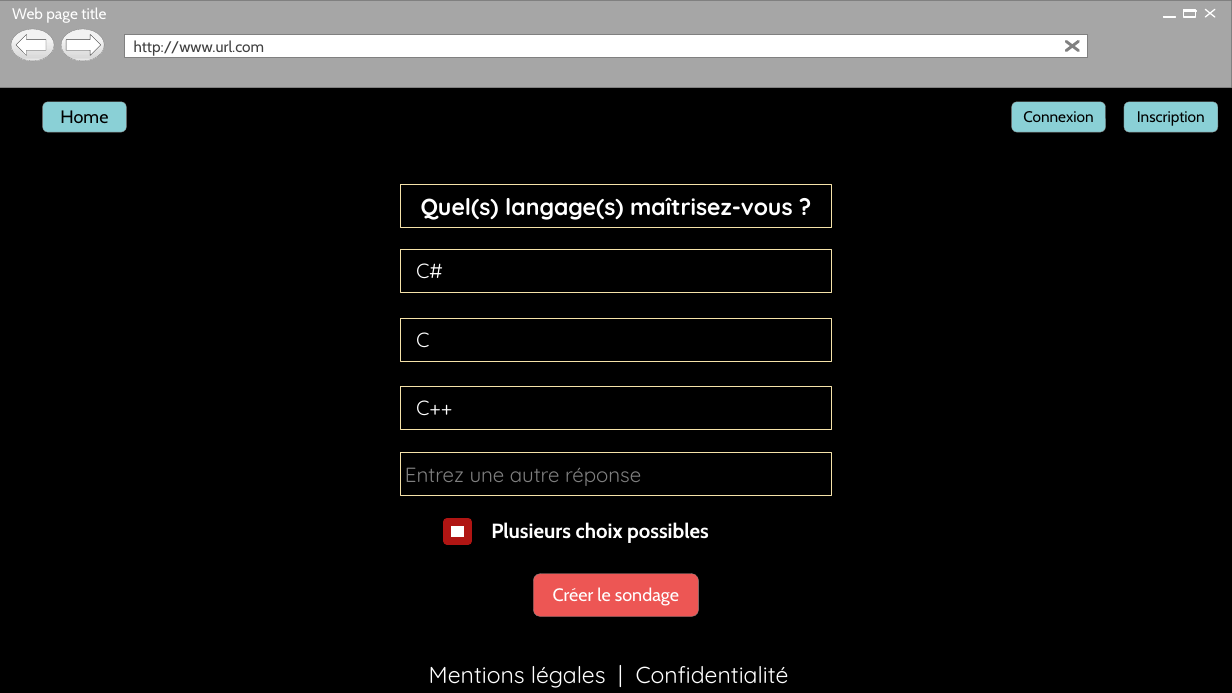
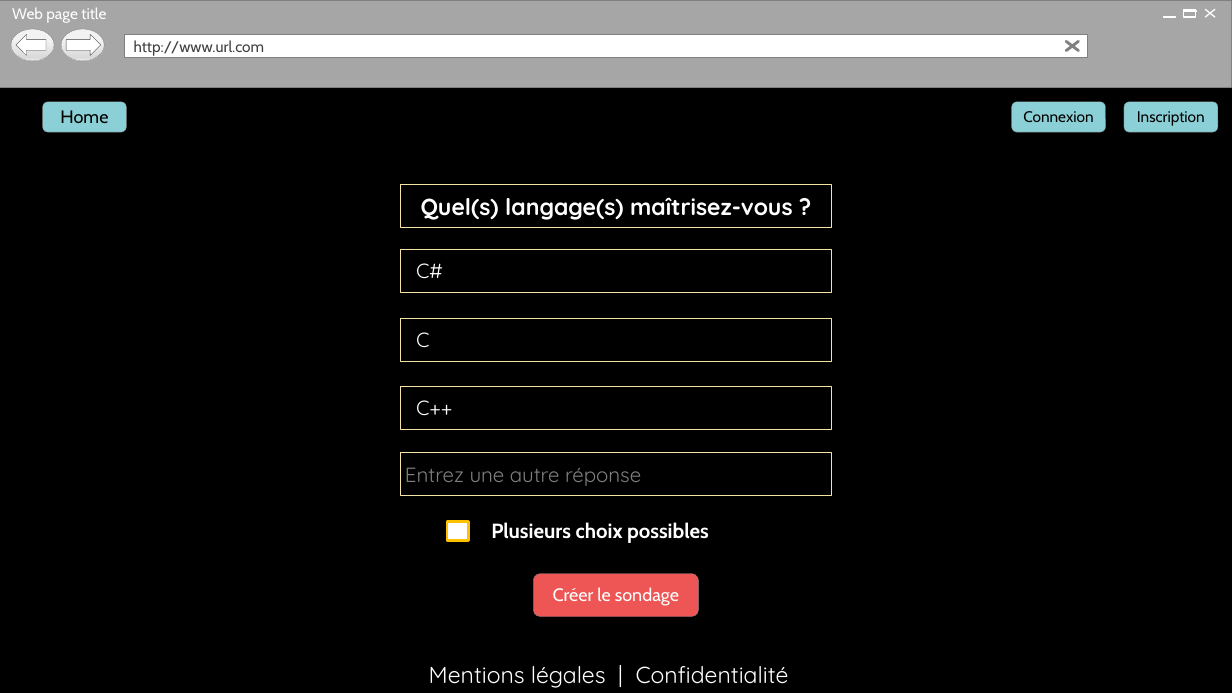
Before and after one commit to thodien21/ProjetC-, a slide deck: slide 3 of ProjetMaquettagePollBox.pptx. Drawn at 1232x693 pixels with LibreOffice and Linux fonts; fonts in the diff are those of the drawing; background and template pictures are left out. Boxes give left, top, right and bottom in pixels: in the first picture for what was removed or moved away, otherwise in the second. Text is boxed around its words. In the diff, an @@ line names an element or a change of style, - is before the commit and + after.

```diff
--- a/ProjetMaquettagePollBox.pptx
+++ b/ProjetMaquettagePollBox.pptx
@@ rectangle at box(447, 522, 469, 542): outline #B01513 6 pt to #FFC000 2.25 pt @@
```
Also in this commit, not shown: 3 other slides changed, 1 other file.
